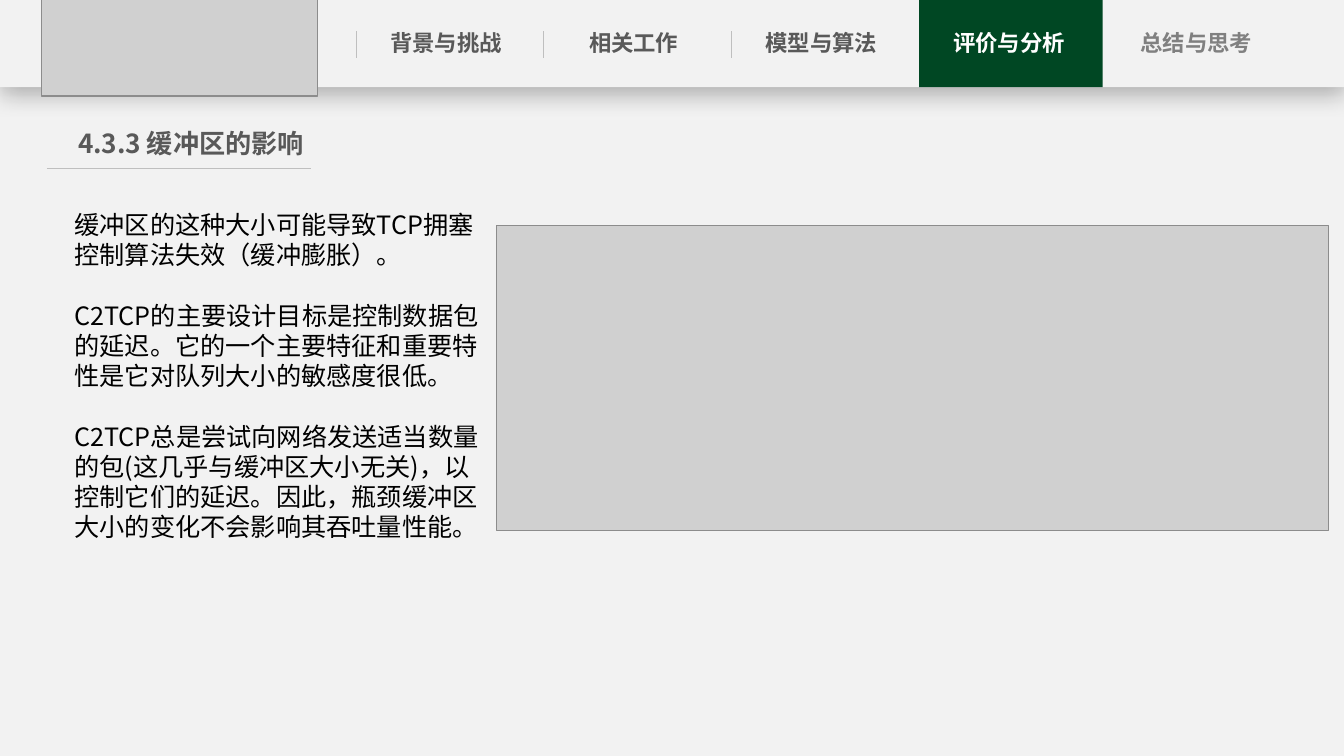
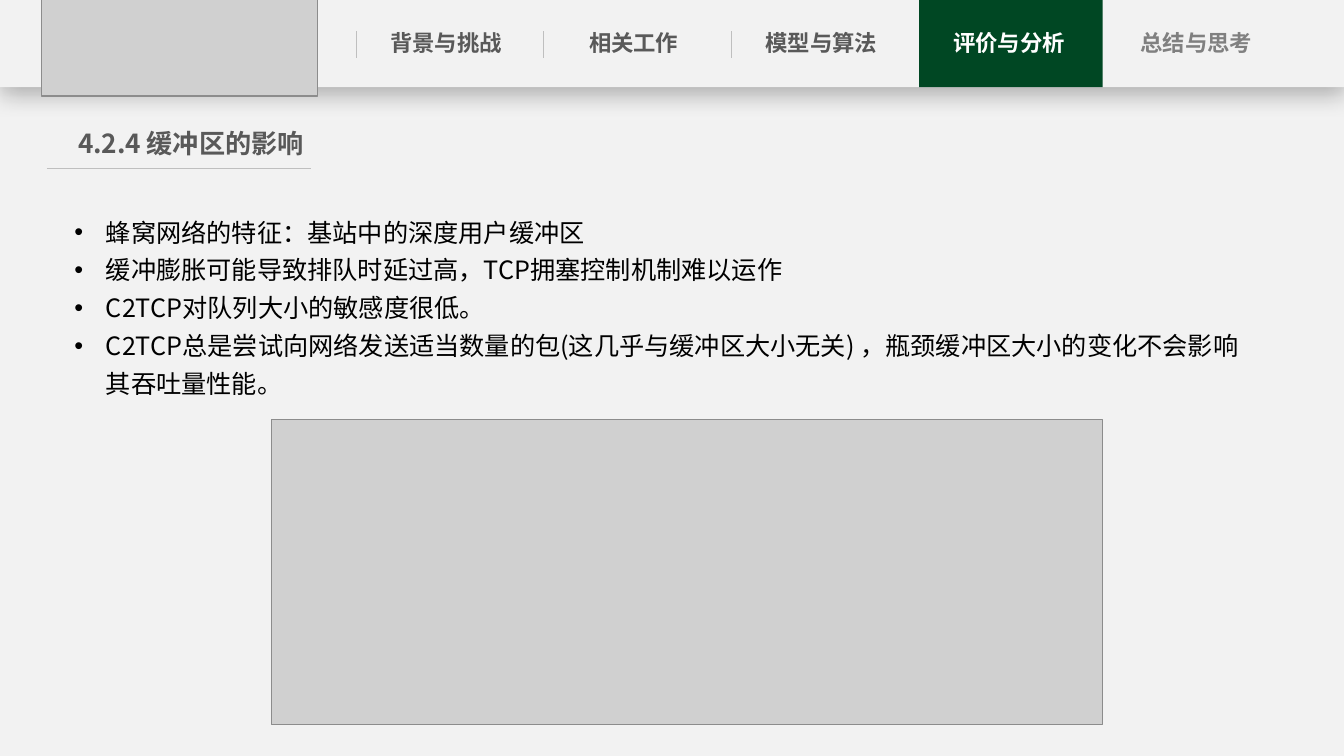
Before and after one commit to Enderfga/Enderfga, a slide deck: slide 20 of Report/C2TCP A Flexible Cellular TCP to Meet Stringent Delay Requirements.pptx (slide 22 before the commit). Drawn at 1344x756 pixels with LibreOffice and Linux fonts; fonts in the diff are those of the drawing; grey boxes stand for pictures. Boxes give left, top, right and bottom in pixels: in the first picture for what was removed or moved away, otherwise in the second. Text is boxed around its words. In the diff, an @@ line names an element or a change of style, - is before the commit and + after.

```diff
--- a/Report/C2TCP A Flexible Cellular TCP to Meet Stringent Delay Requirements.pptx
+++ b/Report/C2TCP A Flexible Cellular TCP to Meet Stringent Delay Requirements.pptx
@@ text at <box>78,131,303,156</box>: text changed @@
-4.3.3 缓冲区的影响
+4.2.4 缓冲区的影响
@@ text at <box>106,220,1238,395</box>: text changed @@
-缓冲区的这种大小可能导致TCP拥塞控制算法失效（缓冲膨胀）。
-C2TCP的主要设计目标是控制数据包的延迟。它的一个主要特征和重要特性是它对队列大小的敏感度很低。
-C2TCP总是尝试向网络发送适当数量的包(这几乎与缓冲区大小无关)，以控制它们的延迟。因此，瓶颈缓冲区大小的变化不会影响其吞吐量性能。
+• 蜂窝网络的特征：基站中的深度用户缓冲区
+• 缓冲膨胀可能导致排队时延过高，TCP拥塞控制机制难以运作
+• C2TCP对队列大小的敏感度很低。
+• C2TCP总是尝试向网络发送适当数量的包(这几乎与缓冲区大小无关) ，瓶颈缓冲区大小的变化不会影响其吞吐量性能。
@@ picture: place and size @@
-picture at <box>497,226,1329,530</box>
+picture at <box>271,420,1103,725</box>
```
Also in this commit, not shown: 16 other slides changed, 2 slides removed, 9 other files.
